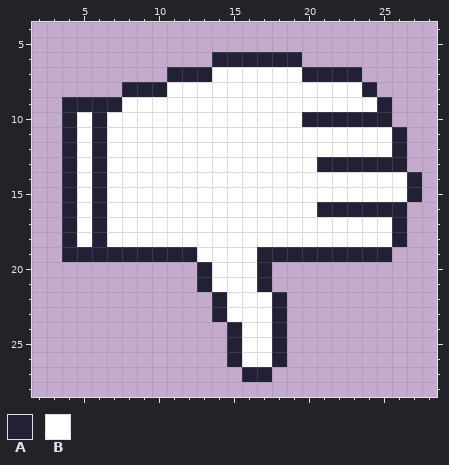
Pixel-art sprite: HacknRoll23/HacknRoll23/Resources/Textures/ThumbsDown.png. Above is the file before it was changed.
The file is 128x128 pixels, drawn in blocks of 4x4; one block is one cell here. Shown: x 2..28, y 4..28.
Palette (. is transparent): A #222034  B #ffffff
Pixels before, first column x 4:
 6 ..........AAAAAA........
 7 .......AAABBBBBBAAAA....
 8 ....AAABBBBBBBBBBBBBA...
 9 AAAABBBBBBBBBBBBBBBBBA..
10 ABABBBBBBBBBBBBBAAAAAA..
11 ABABBBBBBBBBBBBBBBBBBBA.
12 ABABBBBBBBBBBBBBBBBBBBA.
13 ABABBBBBBBBBBBBBBAAAAAA.
14 ABABBBBBBBBBBBBBBBBBBBBA
15 ABABBBBBBBBBBBBBBBBBBBBA
16 ABABBBBBBBBBBBBBBAAAAAA.
17 ABABBBBBBBBBBBBBBBBBBBA.
18 ABABBBBBBBBBBBBBBBBBBBA.
19 AAAAAAAAABBBBAAAAAAAAA..
20 .........ABBBA..........
21 .........ABBBA..........
22 ..........ABBBA.........
23 ..........ABBBA.........
24 ...........ABBA.........
25 ...........ABBA.........
26 ...........ABBA.........
27 ............AA..........
Once edited:
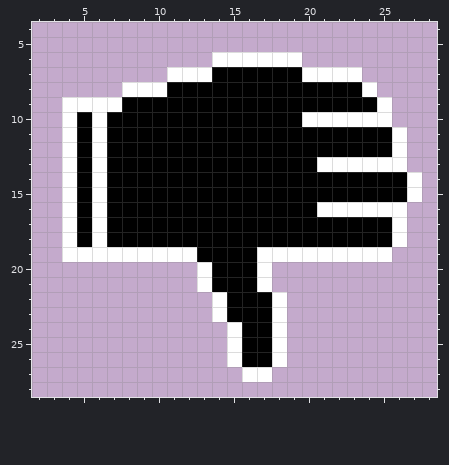
The edit:
Colour A changes from #222034 to #ffffff.
Colour B changes from #ffffff to #000000.
Boxes around the changes in both pictures, in picture pixels (x1, y1, x2, y2):
changed: (62, 52, 422, 382)
